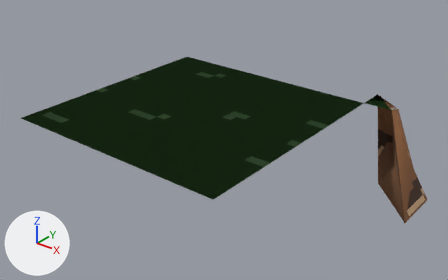
Before and after pictures for a commit that changed the glTF model projects/TurnBasedWarfare/resources/models/atom_three_grass/atom_three_grass.glb.
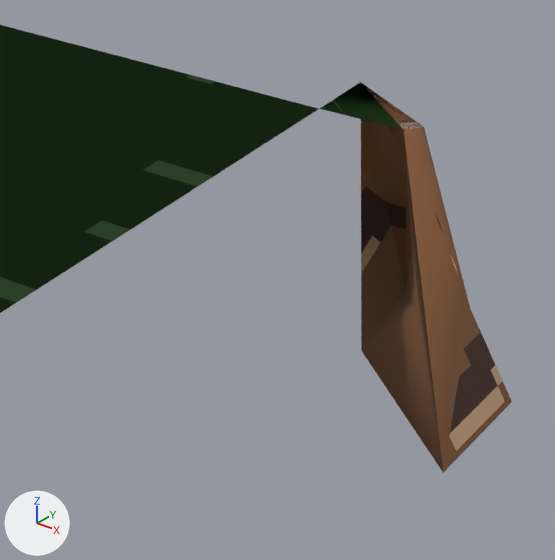
Each version is shown whole from a camera (50 mm lens) standing at (3.12, -3.54, 3.01) and looking at (0.1, 0.23, 0.67), then close up on the part from 58% to 99% of the width and 24% to 90% of the height. The axes (+X, +Y, +Z) are drawn at lower left. The lights are the same throughout.

Objects in the first close-up: 'land_three', 'land_three.001'.
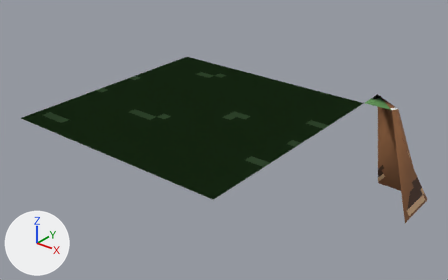
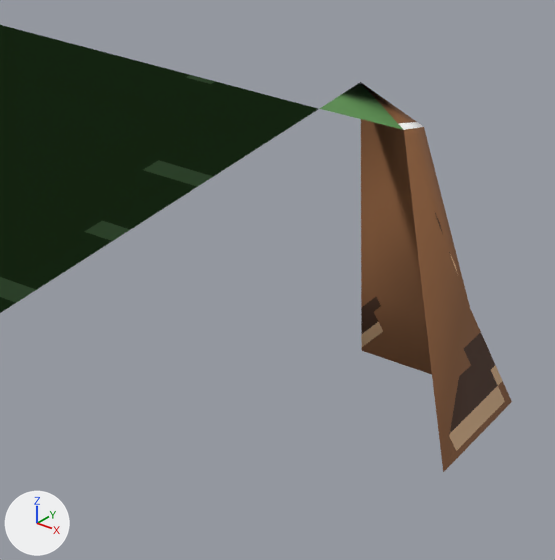
Location of each change, [x1, y1, x2, y2] in pixels of the close-ups (555 x 560 px):
'land_three.001', deleted (brown): before [320, 82, 505, 473]

Diff of the bpy script that builds the scene:
```diff
--- a/projects/TurnBasedWarfare/resources/models/atom_three_grass/atom_three_grass.glb.py
+++ b/projects/TurnBasedWarfare/resources/models/atom_three_grass/atom_three_grass.glb.py
@@ ob_land_three_001 @@
-ob_land_three_001 = bpy.data.objects.new('land_three.001', me_tmpnzngzywn_ply_001)
-ob_land_three_001.location = (0.0, 0.0, 0.0)
```
